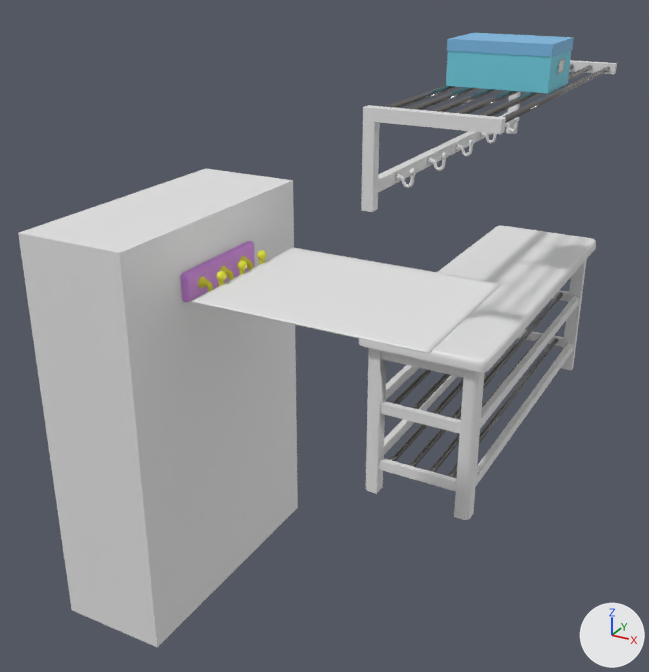
The Blender file Assets/Meshes/.Blend/Kaisan/shoeRack.blend as it was, and as the next commit left it.
The view is the same before and after, from a 50 mm camera at (0.749, -2.371, 1.353) aimed at (-0.214, -0.619, 0.478). Arrows for +X, +Y and +Z are at lower right; the lights stay in place.

Names of what the first picture shows: 'Bench', 'Cube', 'Kannakkeet', 'Kansi', 'Laatikko', 'Naulakon tausta', 'Plane'.
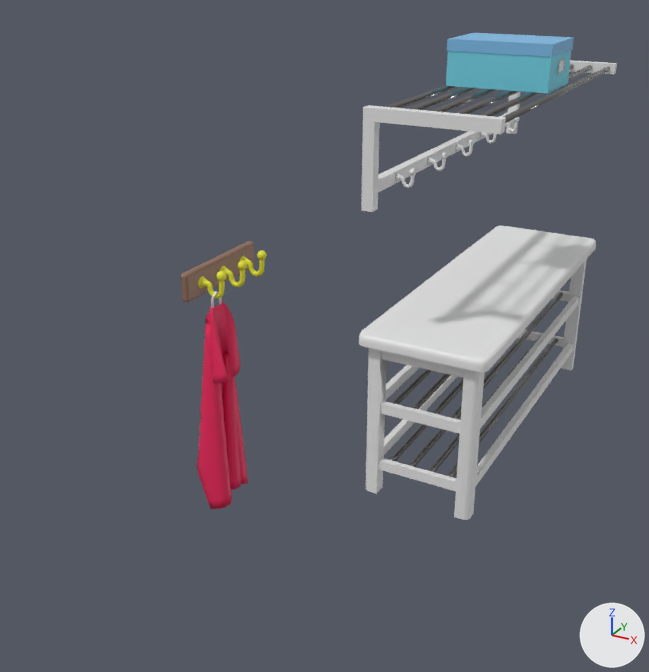
Changed parts and their boxes [x1, y1, x2, y2] in the pictures (649 x 672 px):
'Cube', deleted
    before: [18, 168, 298, 647]
'Plane', deleted
    before: [192, 247, 501, 354]
'pyyhe', added
    after: [197, 301, 248, 509]
'Naulakon tausta', recoloured (purple to brown)
    both: [181, 241, 255, 302]
'lenkki', added
    after: [211, 291, 222, 308]

Diff of the bpy script that builds the scene:
```diff
--- a/Assets/Meshes/.Blend/Kaisan/shoeRack.blend.py
+++ b/Assets/Meshes/.Blend/Kaisan/shoeRack.blend.py
@@ mat_material_010 @@
 mat_material_010 = principled_material('Material.010')
-mat_material_010.base_color = (0.667, 0.257, 0.8)  # purple #d58be7
+mat_material_010.base_color = (0.278, 0.154, 0.107)  # brown #906d5c
@@ mat_material_012 @@
+mat_material_012 = principled_material('Material.012')
+mat_material_012.base_color = (0.8, 0.8, 0.8)  # white #e7e7e7
@@ mat_material_011 @@
+mat_material_011 = principled_material('Material.011')
+mat_material_011.base_color = (0.8, 0.0146, 0.0996)  # pink #e72059
@@ me_cylinder_009 @@
+me_cylinder_009.from_pydata(...)  # 240 vertices, 204 faces; spans x -0.0028..0.0045, y -0.001..0.0279, z -0.0223..0.0031
+me_cylinder_009.polygons.foreach_set('use_smooth', [True] * 204)
+me_cylinder_009.materials.append(mat_material_012)  # white #e7e7e7
@@ me_plane_002 @@
+me_plane_002.from_pydata(...)  # 968 vertices, 966 faces; spans x -0.031..0.039, y -0.061..0.07, z -0.178..0.19
+me_plane_002.polygons.foreach_set('use_smooth', [True] * 966)
+me_plane_002.materials.append(mat_material_011)  # pink #e72059
@@ ob_plane @@
-ob_plane = bpy.data.objects.new('Plane', me_plane_001)
-ob_plane.location = (0.106, -1.198, 0.851)
-_m = ob_plane.modifiers.new('Solidify', 'SOLIDIFY')
-_m.thickness = 0.002
-_m.offset = 0.0
-_m.use_even_offset = True
@@ ob_cube @@
-ob_cube = bpy.data.objects.new('Cube', me_cube_006)
-ob_cube.location = (-0.202, -1.19, 0.58)
-ob_cube.scale = (1.0, 2.44, 3.64)
@@ ob_lenkki @@
+ob_lenkki = bpy.data.objects.new('lenkki', me_cylinder_009)
+ob_lenkki.location = (-0.061, -1.248, 0.831)
+ob_lenkki.rotation_euler = (0.0, 0.0, -3.142)  # degrees (0, 0, -180)
@@ ob_pyyhe @@
+ob_pyyhe = bpy.data.objects.new('pyyhe', me_plane_002)
+ob_pyyhe.location = (-0.06, -1.261, 0.625)
+ob_pyyhe.scale = (1.0, 0.85, 1.0)
```
